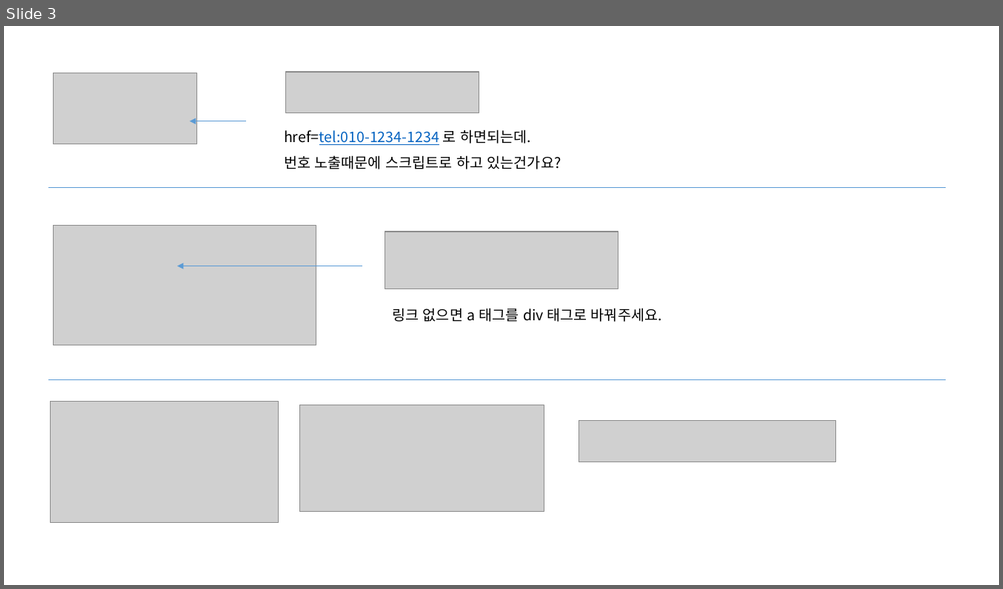
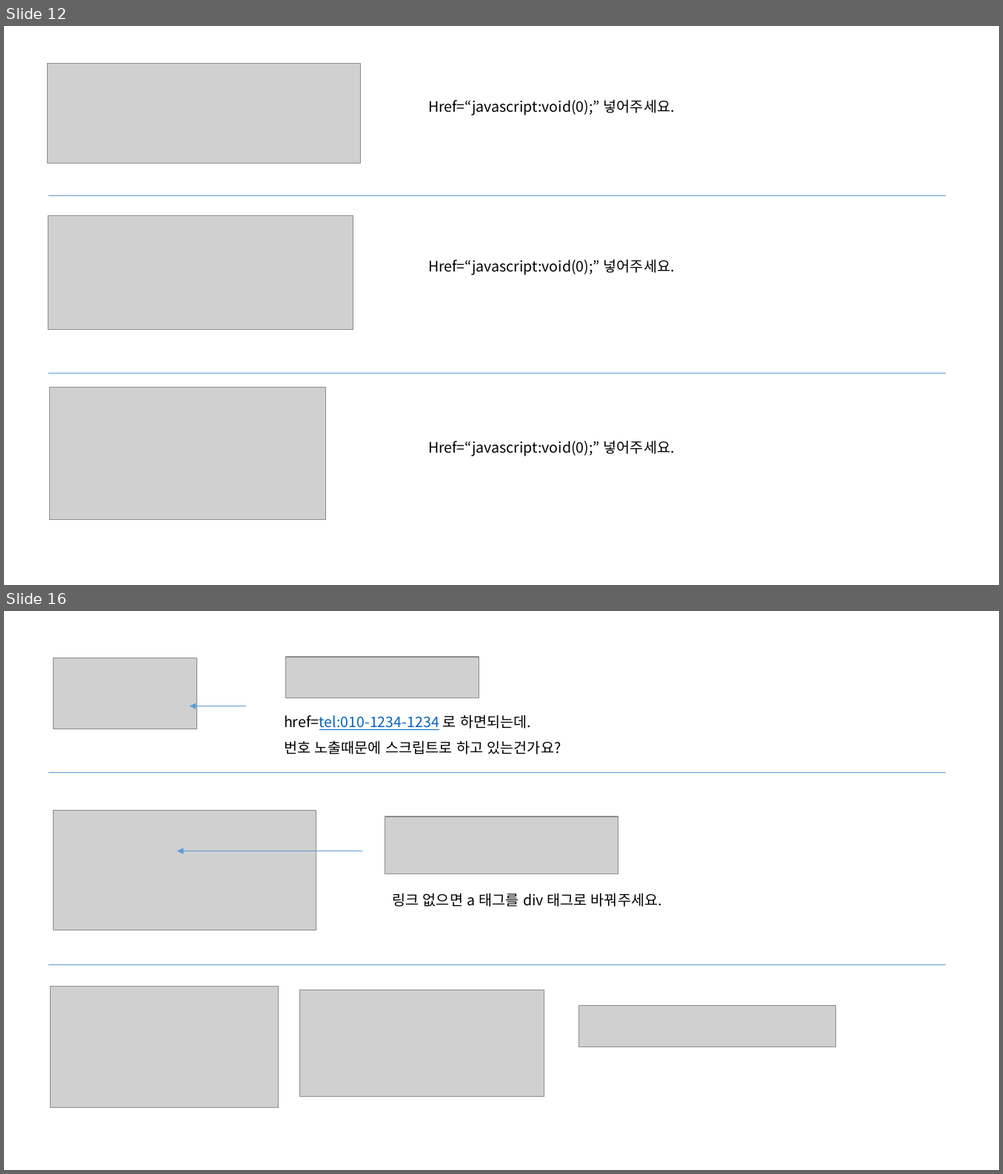
Before and after one commit to jeoungGyy/sejong, a slide deck: ppt/웹접근성 오류 체크(운영).pptx. Shown one above the other, each under a label of ours: slide 3 before the commit, slides 12 and 16 after it; the slides between them are not shown. The pictures are 1003x589 and 1003x1174 pixels, drawn with LibreOffice and Linux fonts; fonts in the diff are those of the drawing; grey boxes stand for pictures. Boxes give left, top, right and bottom in pixels: in the first picture for what was removed or moved away, otherwise in the second. Text is boxed around its words. In the diff, an @@ line names an element or a change of style, - is before the commit and + after.

```diff
--- a/ppt/웹접근성 오류 체크(운영).pptx
+++ b/ppt/웹접근성 오류 체크(운영).pptx
@@ slide 12 added at (4,26,999,585), background #FFFFFF @@
@@ picture added at (47,63,361,163) @@
@@ text added at (428,99,674,116), 14 pt, text #000000 @@
+Href=“javascript:void(0);” 넣어주세요.
@@ line added from (48, 196) to (945, 196), #5B9BD5 0.5 pt @@
@@ picture added at (48,215,353,329) @@
@@ text added at (428,259,674,275), 14 pt, text #000000 @@
+Href=“javascript:void(0);” 넣어주세요.
@@ line added from (48, 373) to (945, 373), #5B9BD5 0.5 pt @@
@@ picture added at (50,388,327,520) @@
@@ text added at (428,440,674,457), 14 pt, text #000000 @@
+Href=“javascript:void(0);” 넣어주세요.
@@ what was slide 3 is now slide 16 @@
```
Also in this commit, not shown: 1 slide changed, 18 other slides added, 2 slides removed, 4 other files.
